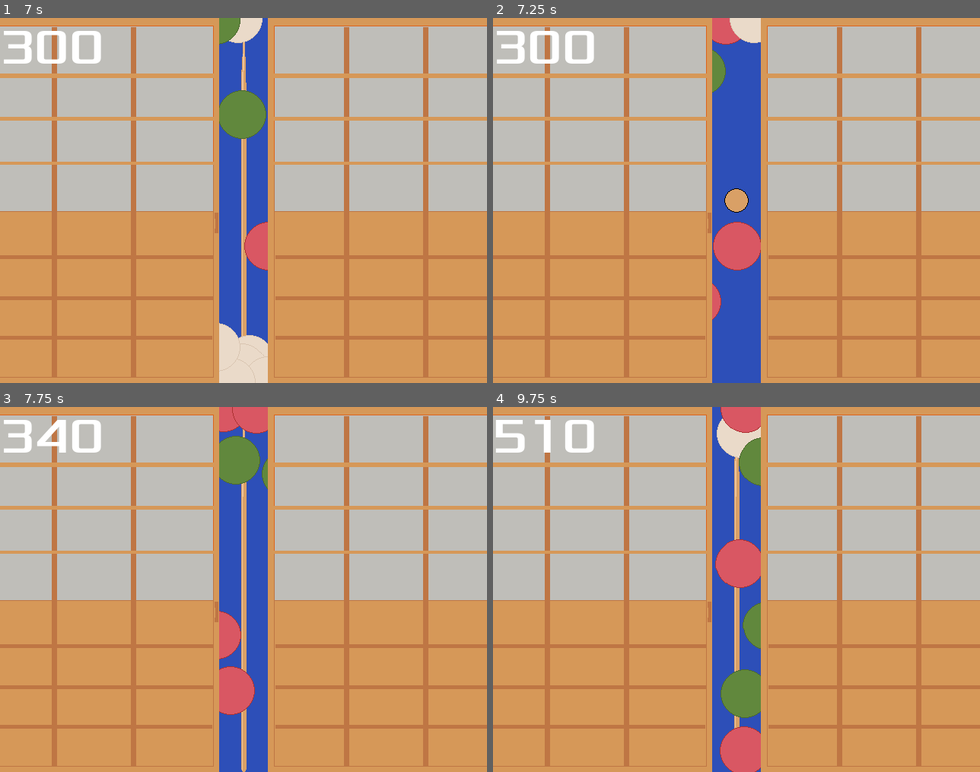
Above: before the commit, frames 1-4 (two rows, left to right).
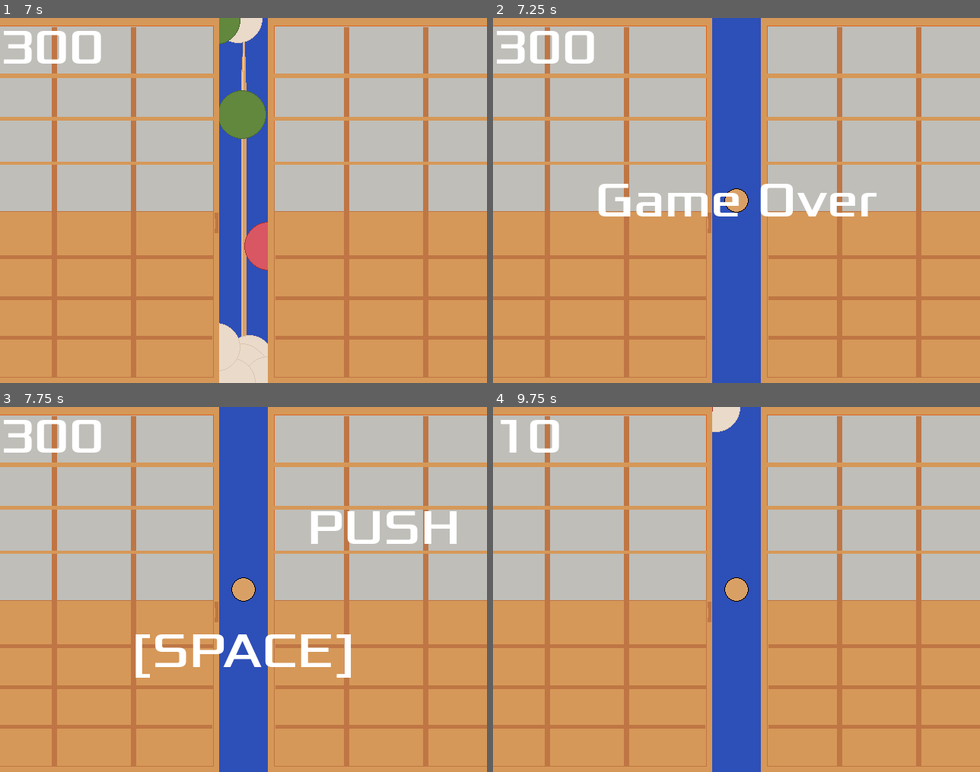
Above: after the commit, the same moments.

Repository: zundouz/ldjam54_odango
Game: Godot game, scene res://main.tscn
Two runs of this game, one before a commit and one after it. Both use one fixed random seed, a clock stepped at 60 frames per second and the inputs below.
Inputs:
- Up to frame 1 (7 s): tap Space (space) at 0.5, 0.6, 1.35, 2, 2.1, 2.85, 3.6, 4.35, 5.1, 5.85, 6.6 s; hold Right (move_right) 0.53-1.28 s; hold Down (move_down) 1.28-2.03 s; hold Right (move_right) 2.03-2.78 s; hold Up (move_up) 2.78-3.53 s; hold Left (move_left) 3.53-5.03 s; hold Down (move_down) 5.03-5.78 s; hold Right (move_right) 5.78-6.53 s; hold Up (move_up) from 6.53 s (still down)
- Up to frame 2 (7.25 s): keep holding Up (move_up)
- Up to frame 3 (7.75 s): release Up (move_up) at 7.28 s; hold Right (move_right) from 7.28 s (still down); tap Space (space) at 7.35 s
- Up to frame 4 (9.75 s): tap Space (space) at 8, 8.1, 8.85, 9.6 s; release Right (move_right) at 8.03 s; hold Down (move_down) 8.03-8.78 s; hold Left (move_left) 8.78-9.53 s; hold Up (move_up) from 9.53 s (still down)

Frame 1 is identical in both runs. In frame 2, 4.0% of the frame differs, in the area x 21-79%, y 0-83%; in frame 3, 7.0%, in the area x 7-94%, y 0-100%; in frame 4, 6.2%.

Commit message:
feat: タイトル→インゲーム→リザルトシーケンスつながった

Diff:
--- a/My_Global.gd
+++ b/My_Global.gd
@@ -1,7 +1,8 @@
 extends Node
 
 # グローバル変数の作成
-var score = 0
+var score : int = 0
+var remained_skewer : int = 11
 var is_odango_finished : bool = true
 
 enum game_state_type { Title, InGame, Result }
--- a/hud.gd
+++ b/hud.gd
@@ -11,10 +11,10 @@
 func show_game_over():
 	show_message("Game Over")
 	await $MessageTimer.timeout
-	$Message.text = "Odango"
+	# $Message.text = "Odango"
 	$Message.show()
 	await get_tree().create_timer(1).timeout
-	$StartButton.show()
+#	$StartButton.show()
 
 func update_score(score):
 	$ScoreLabel.text = str(score)
--- a/main.gd
+++ b/main.gd
@@ -10,6 +10,7 @@
 
 # Called every frame. 'delta' is the elapsed time since the previous frame.
 func _process(delta):
+	print(MyGlobal.game_state)
 	# ゲームステートにより分岐
 	if MyGlobal.game_state == MyGlobal.game_state_type.Title:
 		# TODO: 上押したらスタート
@@ -19,26 +20,30 @@
 			MyGlobal.game_state = MyGlobal.game_state_type.InGame
 	elif MyGlobal.game_state == MyGlobal.game_state_type.InGame:
 		$HUD.update_score(MyGlobal.score)
+		print(MyGlobal.remained_skewer)
 	elif MyGlobal.game_state == MyGlobal.game_state_type.Result:
-		# TODO: リザルトシーン作成
-		pass
+		game_over()
+		if Input.is_action_just_pressed("space"):
+			# タイトルに戻るループ
+			MyGlobal.game_state = MyGlobal.game_state_type.Title
+	else:
+		print("不正")
 
 func game_over():
 	# $ScoreTimer.stop()
 	$HUD.show_game_over()
 	$MobTimer.stop()
+	$StartTimer.stop()
+
 
 func new_game():
 	MyGlobal.score = 0
+	MyGlobal.remained_skewer = 11
+	MyGlobal.is_odango_finished = true
 	$HUD.update_score(MyGlobal.score)
 	$HUD.show_message("Get Ready")
 	$Player.start($StartPosition.position)
 	$StartTimer.start()
-
-func _on_StartTimer_timeout():
-	$MobTimer.start()
-	print("StartTimerがタイムアウトした")
-	# $ScoreTimer.start()
 
 func _on_mob_timer_timeout():
 	# Choose a random location on Path2D.
@@ -67,14 +72,5 @@
 	# Spawn the mob by adding it to the Main scene.
 	add_child(mob)
 
-
-#func _on_start_timer_timeout():
-#	#func _on_StartTimer_timeout():
-#	$MobTimer.start()
-#	print("StartTimerがタイムアウトした")
-#	# $ScoreTimer.start()
-
 func _on_start_timer_timeout():
 	$MobTimer.start()
-	print("StartTimerがタイムアウトした")
-	# $ScoreTimer.start()
--- a/odango.gd
+++ b/odango.gd
@@ -21,6 +21,10 @@
 
 # Called every frame. 'delta' is the elapsed time since the previous frame.
 func _process(delta):
+	if MyGlobal.game_state != MyGlobal.game_state_type.InGame:
+		# インゲーム以外で入力は受け付けない
+		queue_free()
+
 	# ボタンを押したときに、座標が串の範囲内だったら特典
 	if Input.is_action_just_pressed("space"):
 		if transform.get_origin().x < Center_X_Pos + 40 and transform.get_origin().x > Center_X_Pos - 40:
--- a/player.gd
+++ b/player.gd
@@ -18,23 +18,16 @@
 		$AnimatedSprite2D.set_animation("shot")
 	elif MyGlobal.is_odango_finished == true:
 		$AnimatedSprite2D.set_animation("default")
-#	if Input.is_action_pressed("move_right"):
-#		velocity.x += 1
-#	if Input.is_action_pressed("move_left"):
-#		velocity.x -= 1
-#	if Input.is_action_pressed("move_down"):
-#		velocity.y += 1
-#	if Input.is_action_pressed("move_up"):
-#		velocity.y -= 1
 
-	if velocity.length() > 0:
-		velocity = velocity.normalized() * speed
-		$AnimatedSprite2D.play()
-	else:
-		$AnimatedSprite2D.stop()
+		if MyGlobal.game_state != MyGlobal.game_state_type.InGame:
+			return # リザルト→タイトルに戻れなくなるバグの対策
+		# ついでに、ここで串の現象判定をする
+		if MyGlobal.remained_skewer <= 0:
+			MyGlobal.game_state = MyGlobal.game_state_type.Result
+		if Input.is_action_just_pressed("space"):
+			MyGlobal.remained_skewer -= 1
 
-	position += velocity * delta
-	position = position.clamp(Vector2.ZERO, screen_size)
+
 
 func start(pos):
 	position = pos
